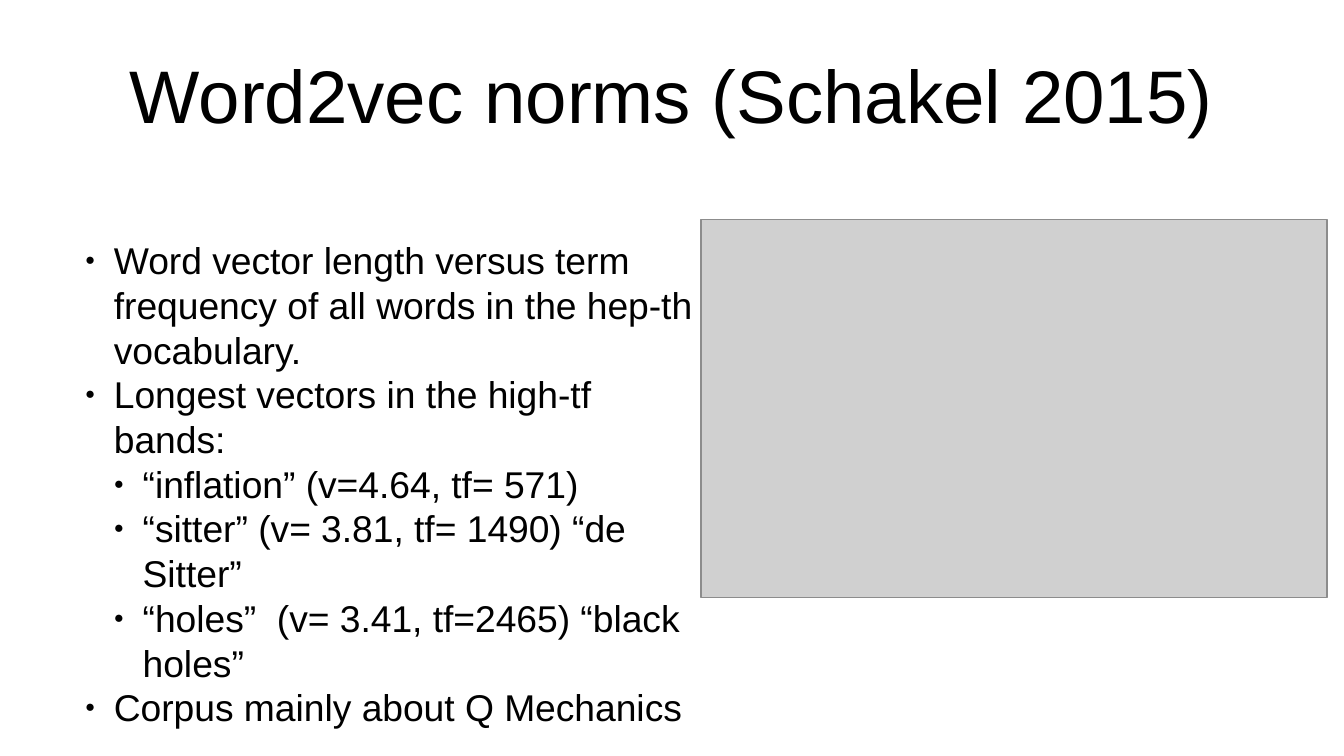
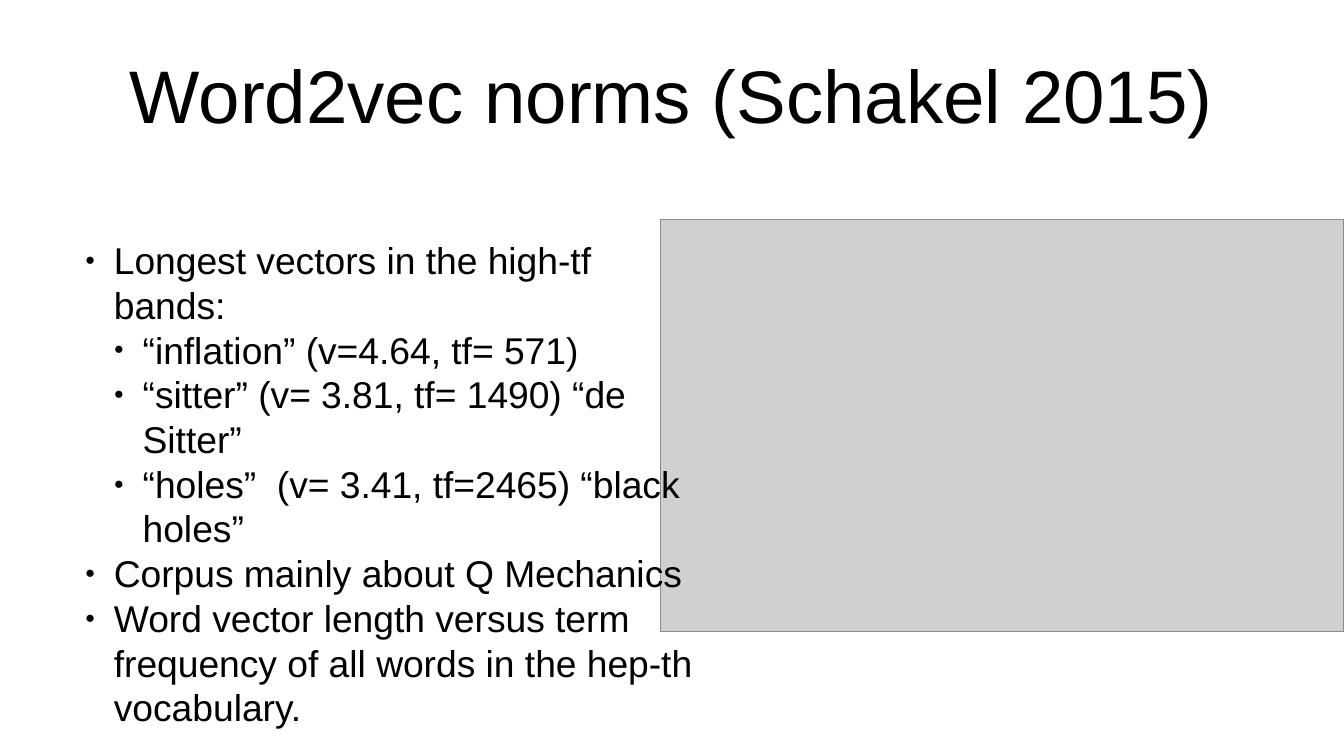
Before and after one commit to vackosar/fasttext-vector-norms-and-oov-words, a slide deck: slide 5 of presentation.odp. Drawn at 1344x756 pixels with LibreOffice and Linux fonts; fonts in the diff are those of the drawing; grey boxes stand for pictures. Boxes give left, top, right and bottom in pixels: in the first picture for what was removed or moved away, otherwise in the second. Text is boxed around its words. In the diff, an @@ line names an element or a change of style, - is before the commit and + after.

```diff
--- a/presentation.odp
+++ b/presentation.odp
@@ picture: place and size @@
-picture at <box>701,220,1328,598</box>
+picture at <box>661,220,1344,632</box>
@@ text at <box>114,247,692,372</box>: paragraph removed @@
-● Word vector length versus term frequency of all words in the hep-th vocabulary.
@@ text at <box>114,605,692,729</box>: paragraph added @@
+● Word vector length versus term frequency of all words in the hep-th vocabulary.
```
Also in this commit, not shown: 7 other slides changed.
